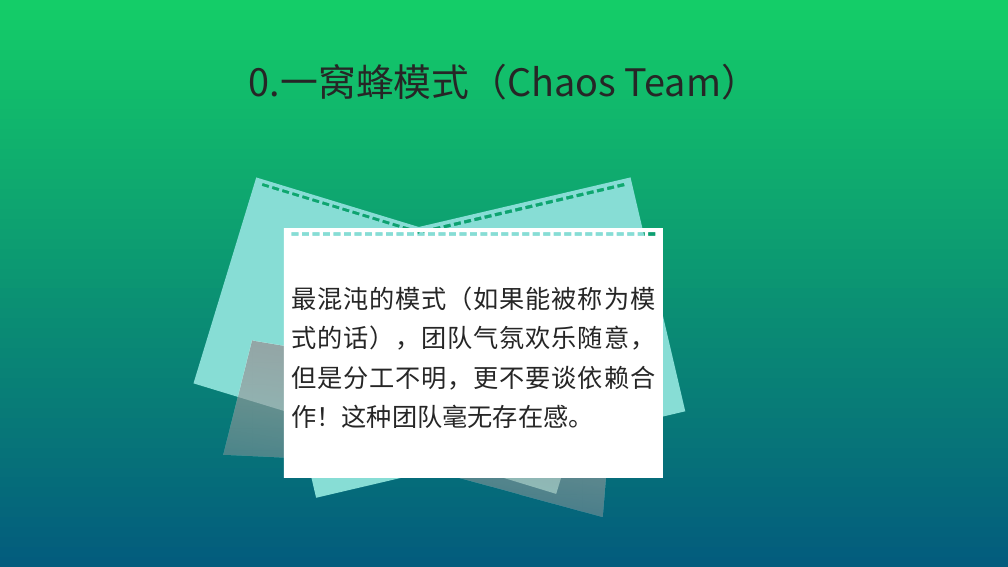
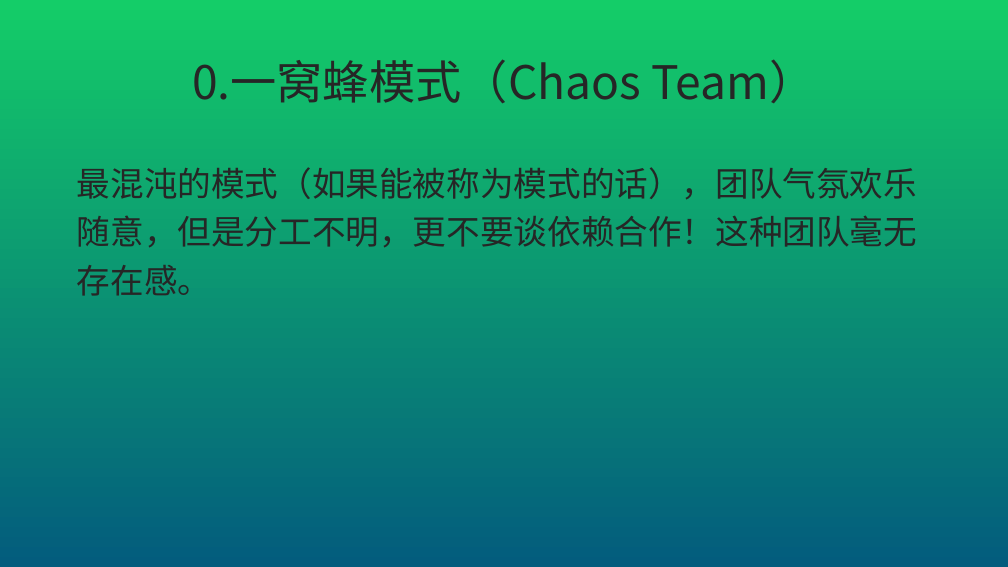
Before and after one commit to JFBabyHorse/learngit-and-BWESE, a slide deck: slide 5 of chapter5 团队和流程.pptx. Drawn at 1008x567 pixels with LibreOffice and Linux fonts; fonts in the diff are those of the drawing. Boxes give left, top, right and bottom in pixels: in the first picture for what was removed or moved away, otherwise in the second. Text is boxed around its words. In the diff, an @@ line names an element or a change of style, - is before the commit and + after.

```diff
--- a/chapter5 团队和流程.pptx
+++ b/chapter5 团队和流程.pptx
@@ title "0.一窝蜂模式（Chaos Team）": place and size @@
-title "0.一窝蜂模式（Chaos Team）" at [249, 64, 759, 100]
+title "0.一窝蜂模式（Chaos Team）" at [192, 59, 816, 103]
@@ title "0.一窝蜂模式（Chaos Team）" at [192, 59, 816, 103]: size 36 to 44 pt, font Noto Sans CJK SC to Noto Sans CJK JP @@
@@ text added at [77, 167, 917, 296], 32 pt, text #262626 @@
+最混沌的模式（如果能被称为模式的话），团队气氛欢乐随意，但是分工不明，更不要谈依赖合作！这种团队毫无存在感。
@@ freeform shape removed at [194, 178, 620, 494] @@
@@ freeform shape removed at [261, 178, 686, 498] @@
@@ freeform shape removed at [284, 228, 663, 478] @@
-最混沌的模式（如果能被称为模式的话），团队气氛欢乐随意，但是分工不明，更不要谈依赖合作！这种团队毫无存在感。
@@ freeform shape removed at [223, 339, 621, 516] @@
```
Also in this commit, not shown: 3 other slides changed, 20 slides added, 1 slide removed, 3 other files.
